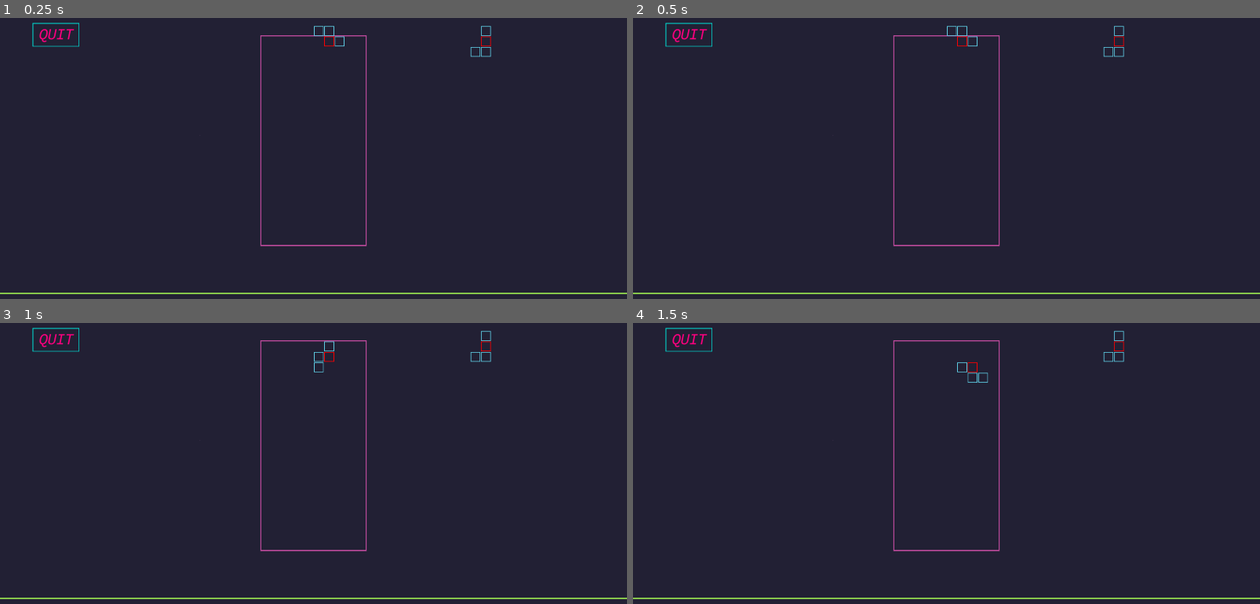
Above: before the commit, frames 1-4 (two rows, left to right).
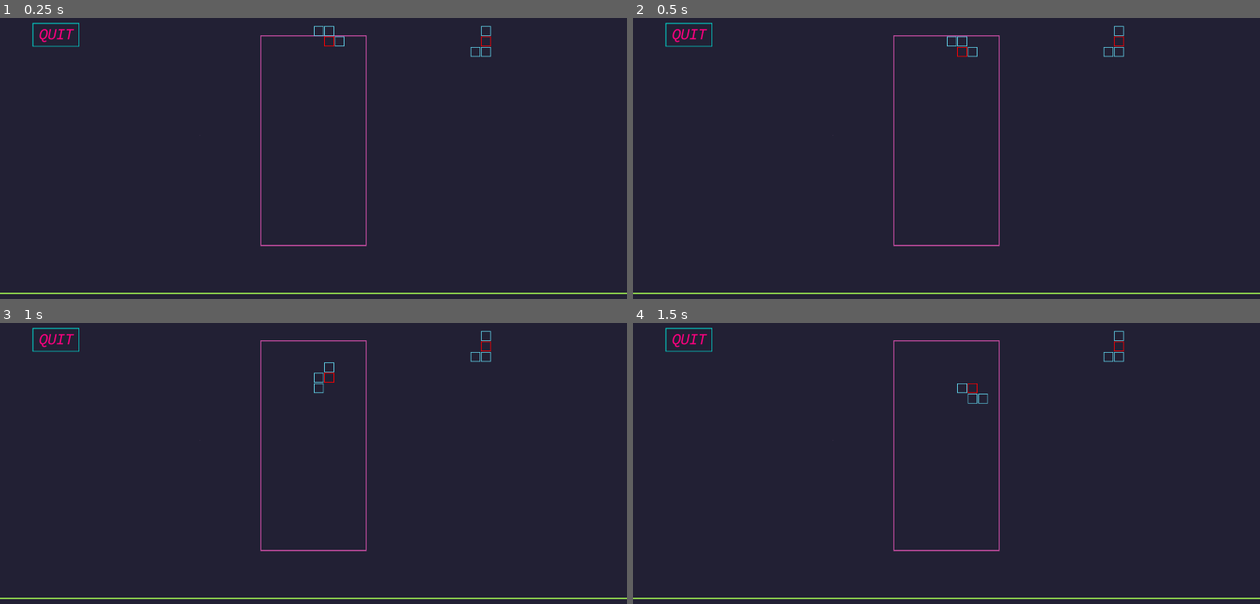
Above: after the commit, the same moments.

Repository: Acwuld/Home
Game: Godot game, scene res://scenes/Main.tscn
Two runs of this game, one before a commit and one after it. Both use one fixed random seed, a clock stepped at 60 frames per second and the inputs below.
Inputs:
- Up to frame 1 (0.25 s): no input
- Up to frame 2 (0.5 s): no input
- Up to frame 3 (1 s): hold D (right) from 0.53 s (still down); tap W (anticlockwise) at 0.6 s
- Up to frame 4 (1.5 s): release D (right) at 1.28 s; hold A (left) from 1.28 s (still down); tap W (anticlockwise) at 1.35 s

Frame 1 is identical in both runs. In frame 2, 0.2% of the frame differs, in the area x 50-55%, y 2-14%; in frame 3, 0.2%, in the area x 50-54%, y 6-26%; in frame 4, 0.2%.

Commit message:
v0.1.0
可以消，旋转，显示下一个，但不能加速和hold

Diff:
--- a/scenes/Main.gd
+++ b/scenes/Main.gd
@@ -34,7 +34,7 @@
 		if Input.is_action_just_released("anticlockwise"):
 			eraseShape(currentShape,currentPos)
 			rotateShape(true)
-			drawShape(currentShape,currentPos)
+			drawShape(currentShape,currentPos,liveLayer)
 		if Input.is_action_just_released("left"):
 			moveShape(Vector2i.LEFT)
 		if Input.is_action_just_released("right"):
@@ -74,15 +74,15 @@
 	currentPos = initPos
 	currentShape = currentShapes[0]
 	nextShape = nextShapes[0]
-	drawShape(currentShape,currentPos)
-	drawShape(nextShape,nextPos)
+	drawShape(currentShape,currentPos,liveLayer)
+	drawShape(nextShape,nextPos,liveLayer)
 
-func drawShape(shape,pos):
+func drawShape(shape,pos,layer):
 	for cell in shape:
 		if cell == Vector2i(1,1):
-			$Main.set_cell(liveLayer,cell+pos,0,Vector2i(1,0))
+			$Main.set_cell(layer,cell+pos,0,Vector2i(1,0))
 		else:
-			$Main.set_cell(liveLayer,cell+pos,0,Vector2i(0,0))
+			$Main.set_cell(layer,cell+pos,0,Vector2i(0,0))
 func eraseShape(shape,pos):
 	for cell in shape:
 		$Main.erase_cell(liveLayer,cell+pos)
@@ -100,7 +100,7 @@
 	if canMove(direction):
 		eraseShape(currentShape,currentPos)
 		currentPos+=direction
-		drawShape(currentShape,currentPos)
+		drawShape(currentShape,currentPos,liveLayer)
 
 
 
@@ -128,13 +128,54 @@
 	if canMove(Vector2i.DOWN):
 		eraseShape(currentShape,currentPos)
 		currentPos+=Vector2i.DOWN
-		drawShape(currentShape,currentPos)
+		drawShape(currentShape,currentPos,liveLayer)
 	else:
+		landShape()
+		checkRows()
 		eraseShape(nextShape,nextPos)
 		currentShapes = nextShapes
 		nextShapes = pickShape()
 		createShape()
+func landShape():
+	for k in currentShape:
+		eraseShape(currentShape,currentPos)
+		drawShape(currentShape,currentPos,deadLayer)
+func checkRows():
+	var row : int = 19
+	while row > 0:
+		var count = 0
+		for k in range(10):
+			if not isFree(Vector2i(k + 1, row)):
+				count += 1
+		#if row is full then erase it
+		if count == 10:
+			shiftRows(row)
+	#		score += REWARD
+	#		$HUD.get_node("ScoreLabel").text = "SCORE: " + str(score)
+	#		speed += ACCEL
+		else:
+			row -= 1
 
+func shiftRows(row):
+	var atlas
+	for k in range(row, 1, -1):
+		for tt in range(9):
+			atlas = $Main.get_cell_atlas_coords(deadLayer, Vector2i(tt + 1, k - 1))
+			if atlas == Vector2i(-1, -1):
+				$Main.erase_cell(deadLayer, Vector2i(tt + 1, k))
+			else:
+				$Main.set_cell(deadLayer, Vector2i(tt + 1, k), 0, atlas)
+
+func clearBoard():
+	for rowY in range(20):
+		for rowX in range(10):
+			$Main.erase_cell(deadLayer,Vector2i(rowX,rowY))
+
+func checkGameOver():
+	for cell in currentShape:
+		if not isFree(cell + currentPos):
+			landShape()
+			gameRunning = false
 
 func checkDown():
 
--- a/scenes/Main.tscn
+++ b/scenes/Main.tscn
@@ -27,7 +27,7 @@
 metadata/_edit_lock_ = true
 
 [node name="Timer" type="Timer" parent="."]
-wait_time = 0.5
+wait_time = 0.3
 
 [node name="Menu" type="Control" parent="."]
 layout_mode = 3
--- a/squre.tres
+++ b/squre.tres
@@ -5,6 +5,8 @@
 [sub_resource type="TileSetAtlasSource" id="TileSetAtlasSource_fyplf"]
 texture = ExtResource("1_s0imw")
 texture_region_size = Vector2i(32, 32)
+0:0/animation_columns = 3
+0:0/animation_separation = Vector2i(1, 0)
 0:0/0 = 0
 1:0/0 = 0
 2:0/0 = 0
Not shown, added: export_presets.cfg
Not shown, changed: icon.svg
Not shown, changed: icon.svg.import
